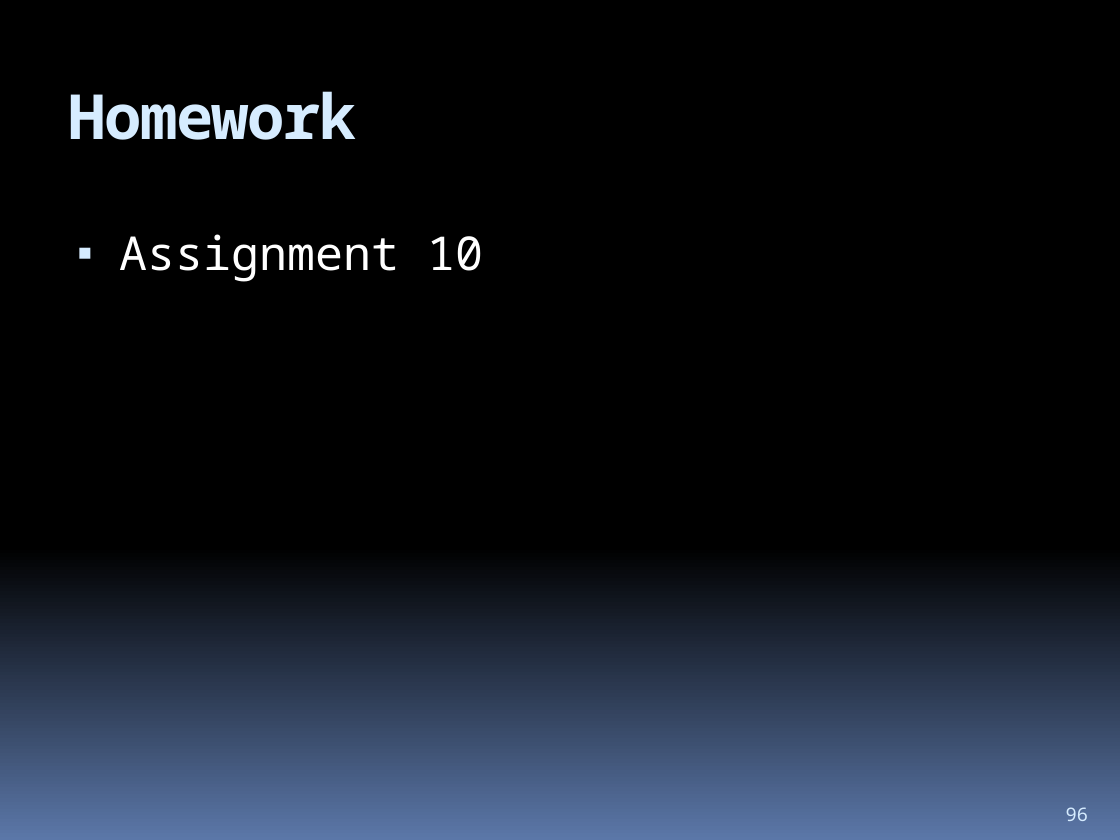
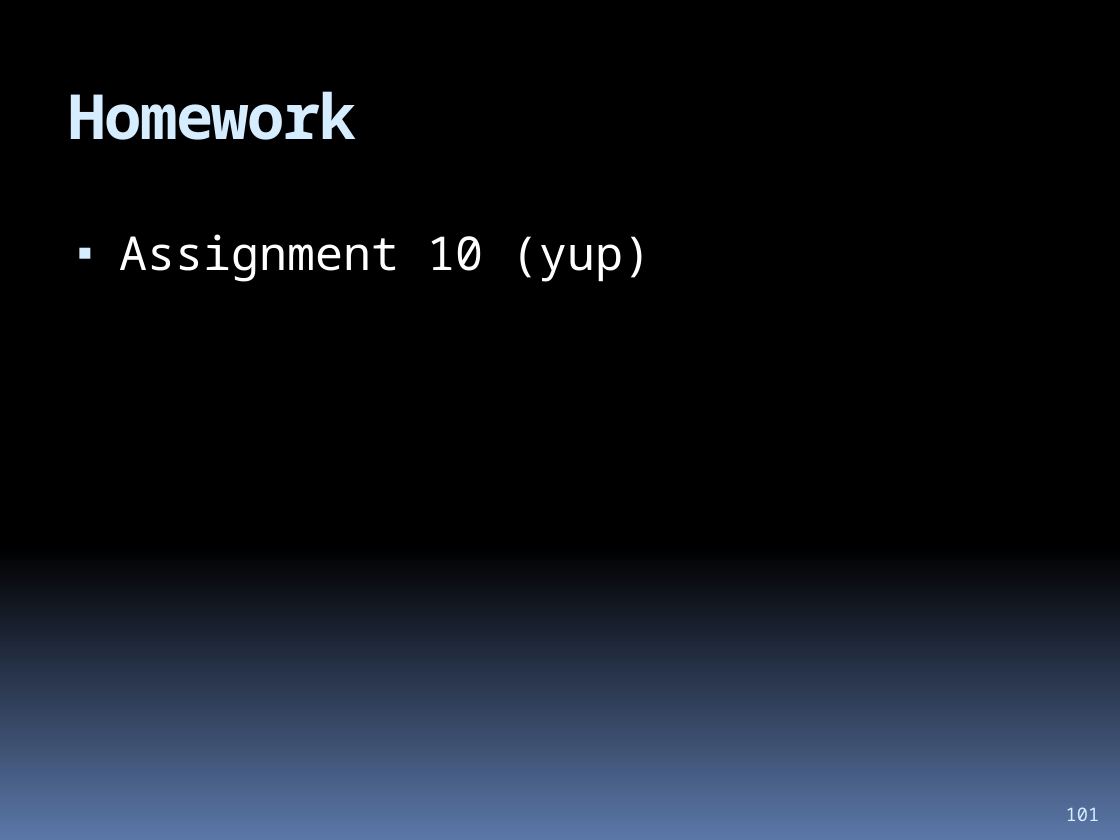
Before and after one commit to hchan/comp2613, a slide deck: slide 101 of coursePresentation.pptx (slide 96 before the commit). Drawn at 1120x840 pixels with LibreOffice and Linux fonts; fonts in the diff are those of the drawing. Boxes give left, top, right and bottom in pixels: in the first picture for what was removed or moved away, otherwise in the second. Text is boxed around its words. In the diff, an @@ line names an element or a change of style, - is before the commit and + after.

```diff
--- a/coursePresentation.pptx
+++ b/coursePresentation.pptx
@@ text at (119, 234, 651, 282): text changed @@
-▪ Assignment 10
+▪ Assignment 10 (yup)
@@ page number at (1066, 807, 1100, 821): text changed @@
-96
+101
```
Also in this commit, not shown: 4 other slides changed, 6 slides added, 1 slide removed, 1 other file.
